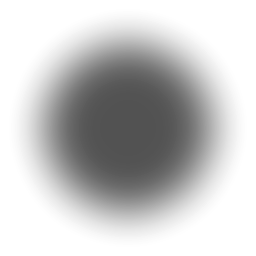
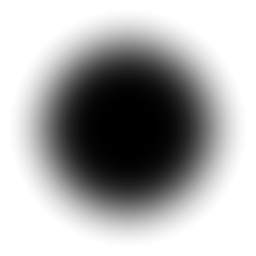
Layers edited between the first and the second 256 × 256 image:
pixels changed over [14, 14, 242, 242] (layer not identified)
